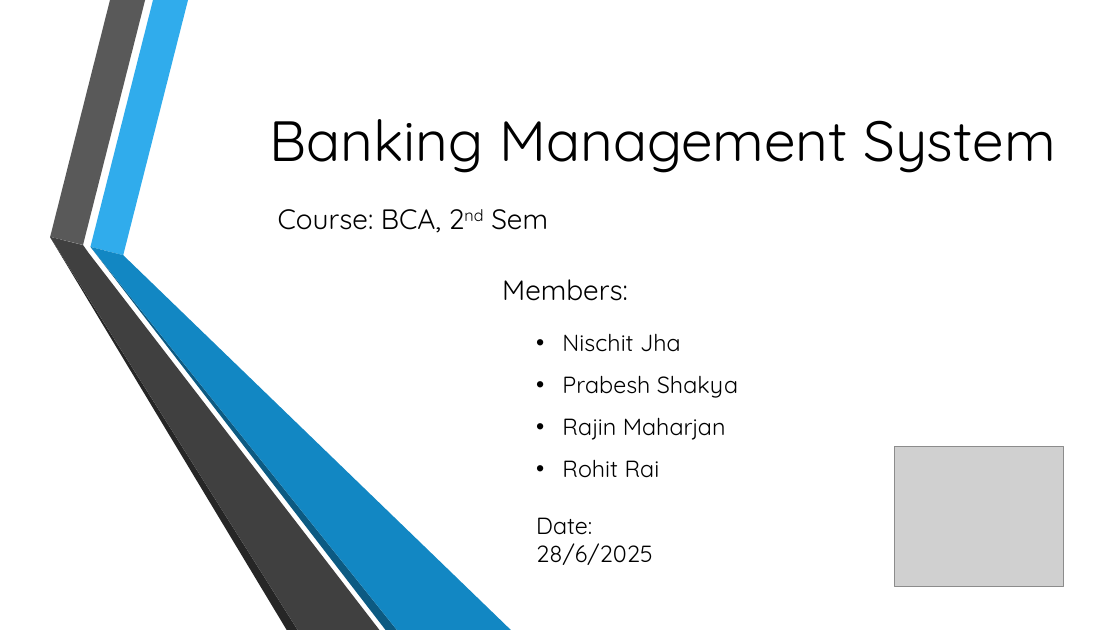
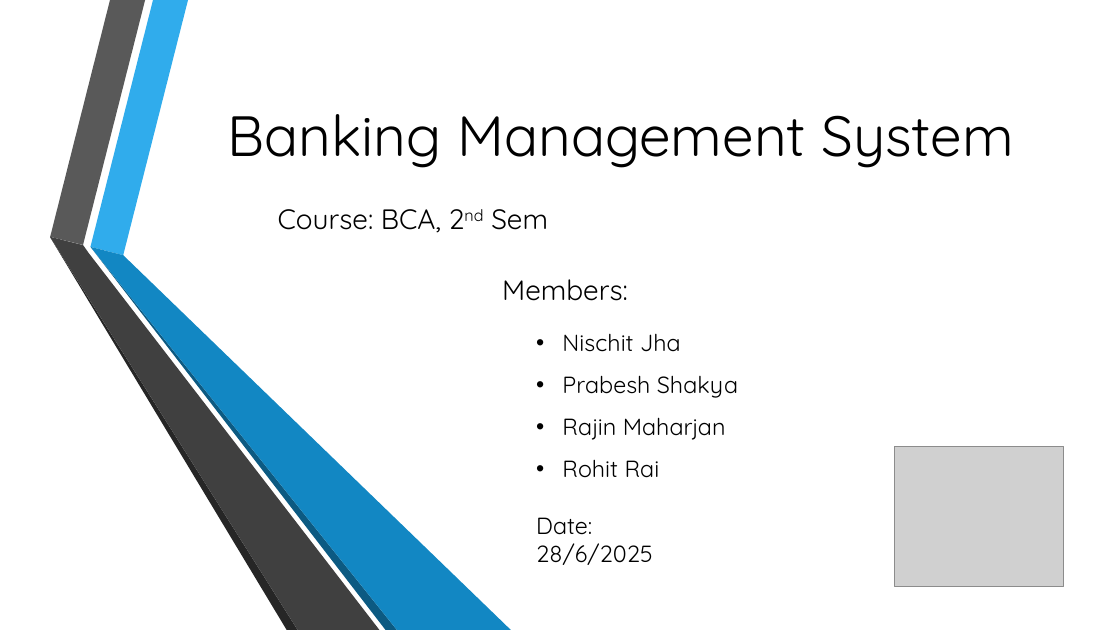
Before and after one commit to 10Rajin/Presentation, a slide deck: slide 1 of Banking Management System.pptx. Drawn at 1120x630 pixels with LibreOffice and Linux fonts; fonts in the diff are those of the drawing; grey boxes stand for pictures; background and template pictures are left out. Boxes give left, top, right and bottom in pixels: in the first picture for what was removed or moved away, otherwise in the second. Text is boxed around its words. In the diff, an @@ line names an element or a change of style, - is before the commit and + after.

```diff
--- a/Banking Management System.pptx
+++ b/Banking Management System.pptx
@@ title "Banking Management System" moved from (x1=269, y1=119, x2=1055, y2=173) to (x1=228, y1=114, x2=1014, y2=168) @@
@@ title "Banking Management System" at (x1=228, y1=114, x2=1014, y2=168): alignment right to centre @@
```
Also in this commit, not shown: 4 other slides changed.
